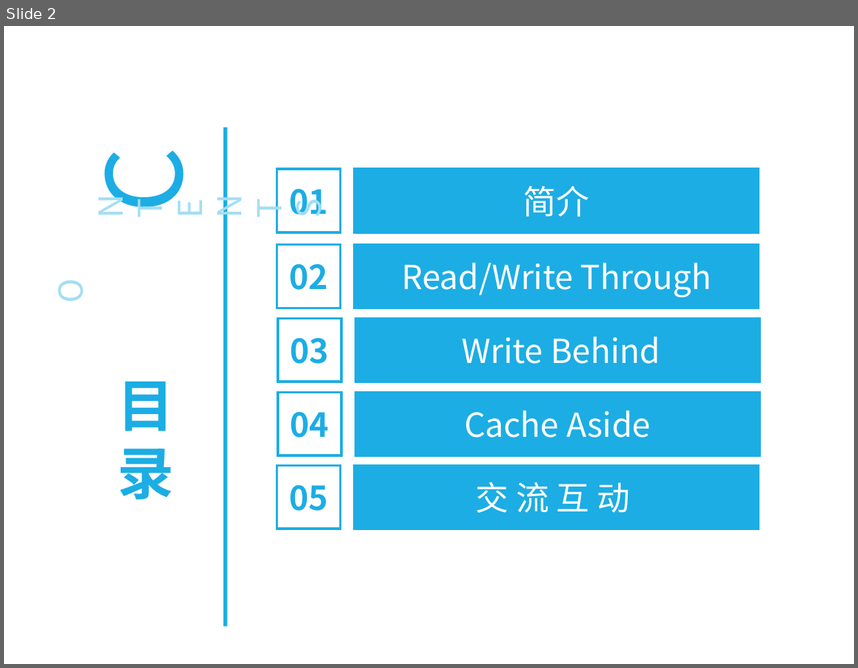
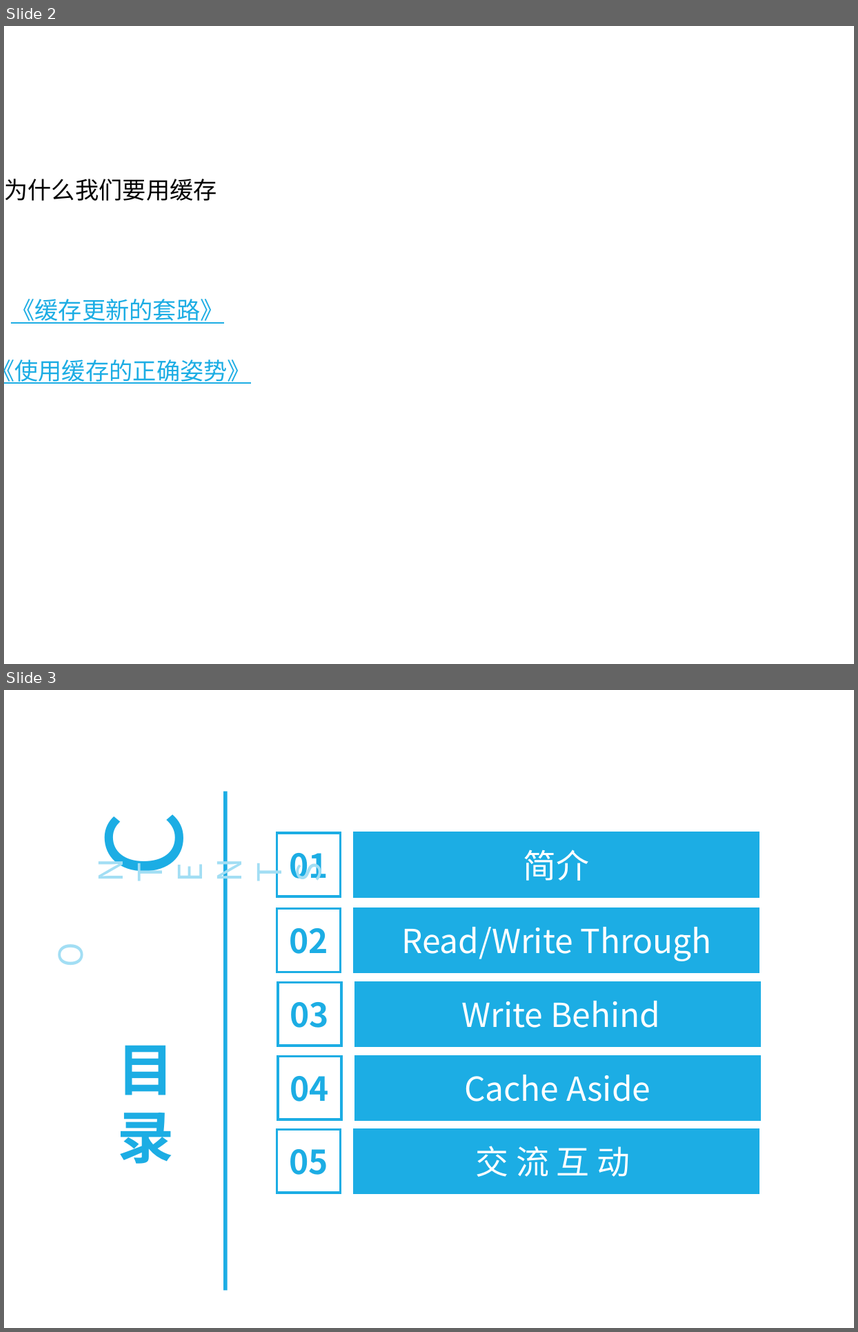
Before and after one commit to HeyFL/xmind, a slide deck: 分享 PPT/缓存架构及常见问题（中）-常见缓存更新方式.ppt. Shown one above the other, each under a label of ours: slide 2 before the commit, slides 2 and 3 after it. The pictures are 858x668 and 858x1332 pixels, drawn with LibreOffice and Linux fonts; fonts in the diff are those of the drawing; background and template pictures are left out. Boxes give left, top, right and bottom in pixels: in the first picture for what was removed or moved away, otherwise in the second. Text is boxed around its words. In the diff, an @@ line names an element or a change of style, - is before the commit and + after.

Commit message:
更新

```diff
--- a/分享 PPT/缓存架构及常见问题（中）-常见缓存更新方式.ppt
+++ b/分享 PPT/缓存架构及常见问题（中）-常见缓存更新方式.ppt
@@ slide 2 added at box(4, 26, 854, 664), background #FFFFFF @@
@@ title added at box(19, 34, 663, 91), 28 pt, text #FFFFFF, bold @@
+简介
@@ text added at box(4, 178, 217, 201), 20 pt, text #000000 @@
+为什么我们要用缓存
@@ text added at box(11, 299, 223, 323), 20 pt, text #1CADE4, underline @@
+《缓存更新的套路》
@@ text added at box(4, 359, 251, 383), 20 pt, text #1CADE4, underline @@
+《使用缓存的正确姿势》
@@ what was slide 2 is now slide 3 @@
```
Also in this commit, not shown: 1 slide changed, 6 other slides added.
